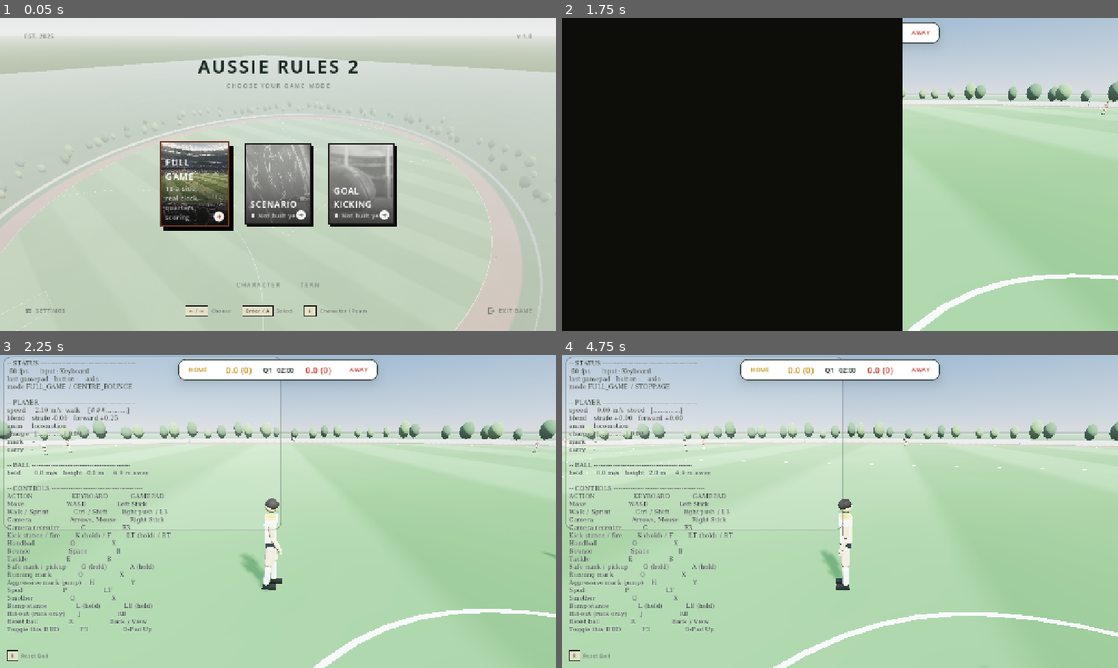
Above: before the commit, frames 1-4 (two rows, left to right).
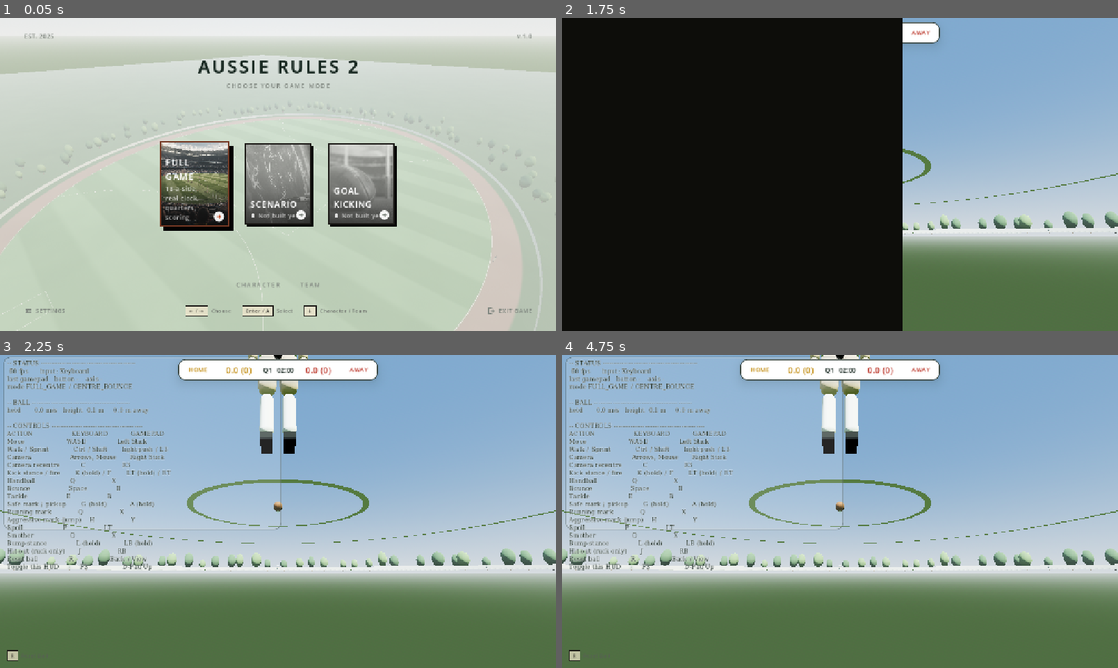
Above: after the commit, the same moments.

Repository: Yaandle/aussie-rules2
Game: Godot game, scene res://scenes/ui/main_menu.tscn
Two runs of this game, one before a commit and one after it. Both use one fixed random seed, a clock stepped at 60 frames per second and the inputs below.
Inputs (mouse positions are in pixels of both pictures, inside the frame that each line leads up to):
- Up to frame 1 (0.05 s): no input
- Up to frame 2 (1.75 s): tap Enter (ui_accept) at 0.5, 0.77 s; move the mouse to (962, 158) at 0.52 s; hold D (move_right) 0.53-1.25 s; tap Space (bounce) at 0.6 s; click (962, 158) at 0.67 s; drag from (840, 299) to (812, 237) at 1.27 s
- Up to frame 3 (2.25 s): move the mouse to (333, 442) at 2.02 s; hold D (move_right) from 2.03 s (still down); hold V (call_for_ball) from 2.03 s (still down); click (333, 442) at 2.17 s
- Up to frame 4 (4.75 s): release D (move_right) at 2.75 s; release V (call_for_ball) at 2.75 s; drag from (812, 574) to (673, 464) at 2.77 s; move the mouse to (1006, 558) at 3.52 s; hold A (move_left) 3.53-4.25 s; tap Left (camera_left) at 3.6 s; click (1006, 558) at 3.67 s; tap Enter (ui_accept) at 3.77 s; drag from (673, 464) to (756, 433) at 4.27 s

Frame 1 is identical in both runs. In frame 2, 38% of the frame differs, in the area x 61-100%, y 0-100%; in frame 3, 95%; in frame 4, 95%, in the area x 0-100%, y 0-100%.
Error after the commit: Parse Error: Too many arguments for "launch()" call. Expected at most 6 but received 7. (res://scripts/player/player_controller.gd:2655)

Commit message:
Base kick aim on player facing, not the FULL_SIDE camera's sideways look
PlayerController._current_look_yaw() snapped a freshly-charged kick's
aim to the camera's own forward. In FULL_SIDE that camera is a fixed
side-on broadcast mount looking across the field at play, not the
direction the player means to kick, so the aim (and its on-screen
trajectory) shot off toward the far side regardless of body facing.
Falls back to body facing in FULL_SIDE instead, which the right
stick/mouse then swings away from exactly as it already does in CHASE.

Co-Authored-By: Claude Sonnet 5 <noreply@anthropic.com>

Diff:
--- a/scripts/main.gd
+++ b/scripts/main.gd
@@ -37,6 +37,7 @@
 	# Movement is relative to the Camera3D itself, not the rig root — the
 	# rig root never rotates, its yaw gimbal does.
 	_player.camera = _camera.camera()
+	_player.camera_rig = _camera
 
 	_hud.player = _player
 	_hud.ball = _ball
--- a/scripts/modes/full_game.gd
+++ b/scripts/modes/full_game.gd
@@ -179,9 +179,11 @@
 
 	if is_instance_valid(previous) and previous != next:
 		previous.camera = null
+		previous.camera_rig = null
 
 	if is_instance_valid(next):
 		next.camera = _camera.camera()
+		next.camera_rig = _camera
 		if previous == null:
 			_camera.target = next
 			_camera.recenter()
--- a/scripts/modes/kick_to_kick.gd
+++ b/scripts/modes/kick_to_kick.gd
@@ -110,6 +110,7 @@
 	_camera.ball = _ball
 	_camera.recenter()
 	_player.camera = _camera.camera()
+	_player.camera_rig = _camera
 
 	_hud.player = _player
 	_hud.ball = _ball
--- a/scripts/player/player_controller.gd
+++ b/scripts/player/player_controller.gd
@@ -109,6 +109,12 @@
 ## third-person game's is. Left null the player still works, just in
 ## world axes, which keeps this node testable headless.
 var camera: Node3D = null
+
+## The rig `camera` belongs to, set alongside it by the same owner — only
+## so _current_look_yaw() can tell FULL_SIDE apart from CHASE (see there).
+## Left null wherever `camera` is too (sandbox/kick_to_kick never switch
+## modes, so this is always CHASE there and nothing reads it).
+var camera_rig: BroadcastCamera = null
 
 @onready var _animation: PlayerAnimation = $PlayerAnimation
 @onready var _carry_point: Marker3D = $CarryPoint
@@ -2387,8 +2393,21 @@
 ## HumanBrain.wish_direction's own camera fallback documents) or if the
 ## camera happens to be looking close enough to straight down/up that a
 ## flattened forward has nothing meaningful left to point along.
+##
+## Also falls back to _facing_yaw in BroadcastCamera.Mode.FULL_SIDE: that
+## rig looks across the field at the play from a fixed side-on mount, not
+## wherever the player means to kick, so its forward is meaningless as an
+## aim base there (playtest report: the aim/trajectory snapped toward the
+## far side of the field — the camera's own forward, rendered dead ahead
+## on screen since screen centre always *is* camera forward — rather than
+## anywhere near the body's own facing). Body facing is exactly what the
+## stick/mouse then swings away from in _update_kick_aim regardless of
+## camera mode, so this is the one spot that needs to know about FULL_SIDE
+## at all.
 func _current_look_yaw() -> float:
 	if not is_instance_valid(camera):
+		return _facing_yaw
+	if is_instance_valid(camera_rig) and camera_rig.mode == BroadcastCamera.Mode.FULL_SIDE:
 		return _facing_yaw
 	var forward := -camera.global_transform.basis.z
 	forward.y = 0.0
@@ -2632,7 +2651,8 @@
 	var up_reference := Vector3.UP if absf(flight.y) < 0.98 else Vector3.FORWARD
 	ball.global_transform = Transform3D(Basis.looking_at(-flight, up_reference), origin)
 	ball.launch(launch_velocity, launch_velocity.length(), spin, self,
-		_action == Tuning.Action.KICK, _action == Tuning.Action.BOUNCE)
+		_action == Tuning.Action.KICK, _action == Tuning.Action.BOUNCE,
+		_action == Tuning.Action.HANDBALL)
 
 	_carried_ball = null
 	_carry_distance = 0.0
